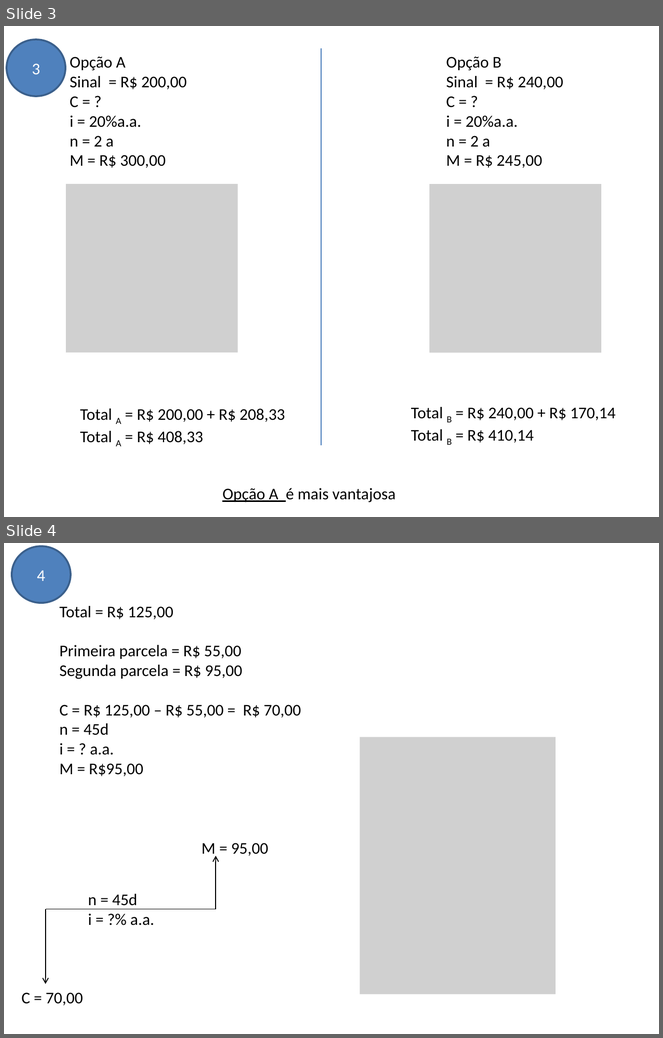
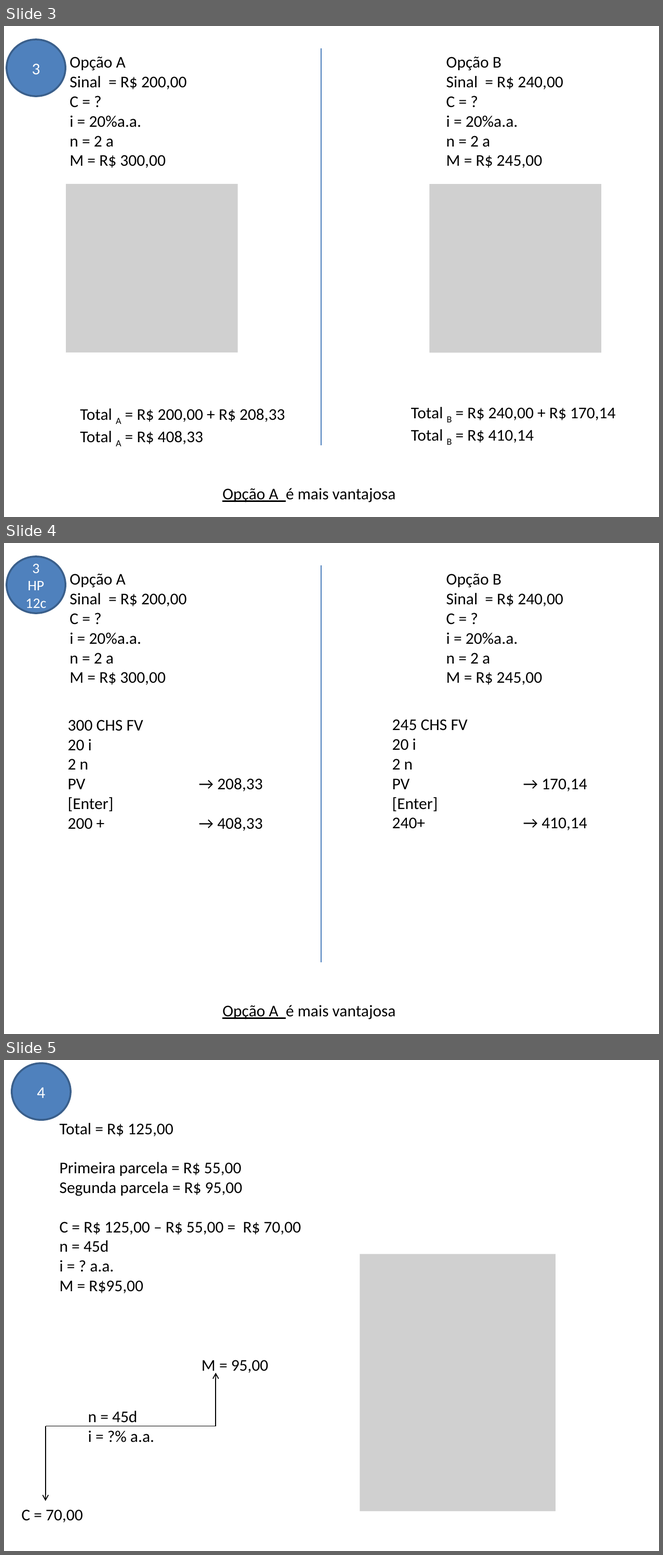
Before and after one commit to avelinoferreiragf/avelino, a slide deck: Gestao Estrategica TI/06 - Análise de Viabilidade de Projetos/Exercícios.pptx. Shown one above the other, each under a label of ours: slides 3 and 4 before the commit, slides 3, 4 and 5 after it. The pictures are 663x1038 and 663x1555 pixels, drawn with LibreOffice and Linux fonts; fonts in the diff are those of the drawing; grey boxes stand for pictures. Boxes give left, top, right and bottom in pixels: in the first picture for what was removed or moved away, otherwise in the second. Text is boxed around its words. In the diff, an @@ line names an element or a change of style, - is before the commit and + after.

```diff
--- a/Gestao Estrategica TI/06 - Análise de Viabilidade de Projetos/Exercícios.pptx
+++ b/Gestao Estrategica TI/06 - Análise de Viabilidade de Projetos/Exercícios.pptx
@@ slide 4 added at [4,543,659,1034], background #FFFFFF @@
@@ ellipse added at [7,557,65,614], fill #4F81BD, outline #3A5F8C 2 pt, 16 pt, text #FFFFFF @@
+3
+HP
+12c
@@ text added at [70,574,187,685], 18 pt, text #000000 @@
+Opção A
+Sinal = R$ 200,00
+C = ?
+i = 20%a.a.
+n = 2 a
+M = R$ 300,00
@@ line added from (321, 565) to (321, 962), #4B7EBC 0.75 pt @@
@@ text added at [447,574,564,685], 18 pt, text #000000 @@
+Opção B
+Sinal = R$ 240,00
+C = ?
+i = 20%a.a.
+n = 2 a
+M = R$ 245,00
@@ text added at [68,720,263,831], 18 pt, text #000000 @@
+300 CHS FV
+20 i
+2 n
+PV → 208,33
+[Enter]
+200 + → 408,33
@@ text added at [392,719,587,831], 18 pt, text #000000 @@
+245 CHS FV
+20 i
+2 n
+PV → 170,14
+[Enter]
+240+ → 410,14
@@ text added at [222,1005,396,1020], 18 pt, text #000000 @@
+Opção A é mais vantajosa
@@ what was slide 4 is now slide 5 @@
```
Also in this commit, not shown: 2 slides changed, 7 other slides added.
